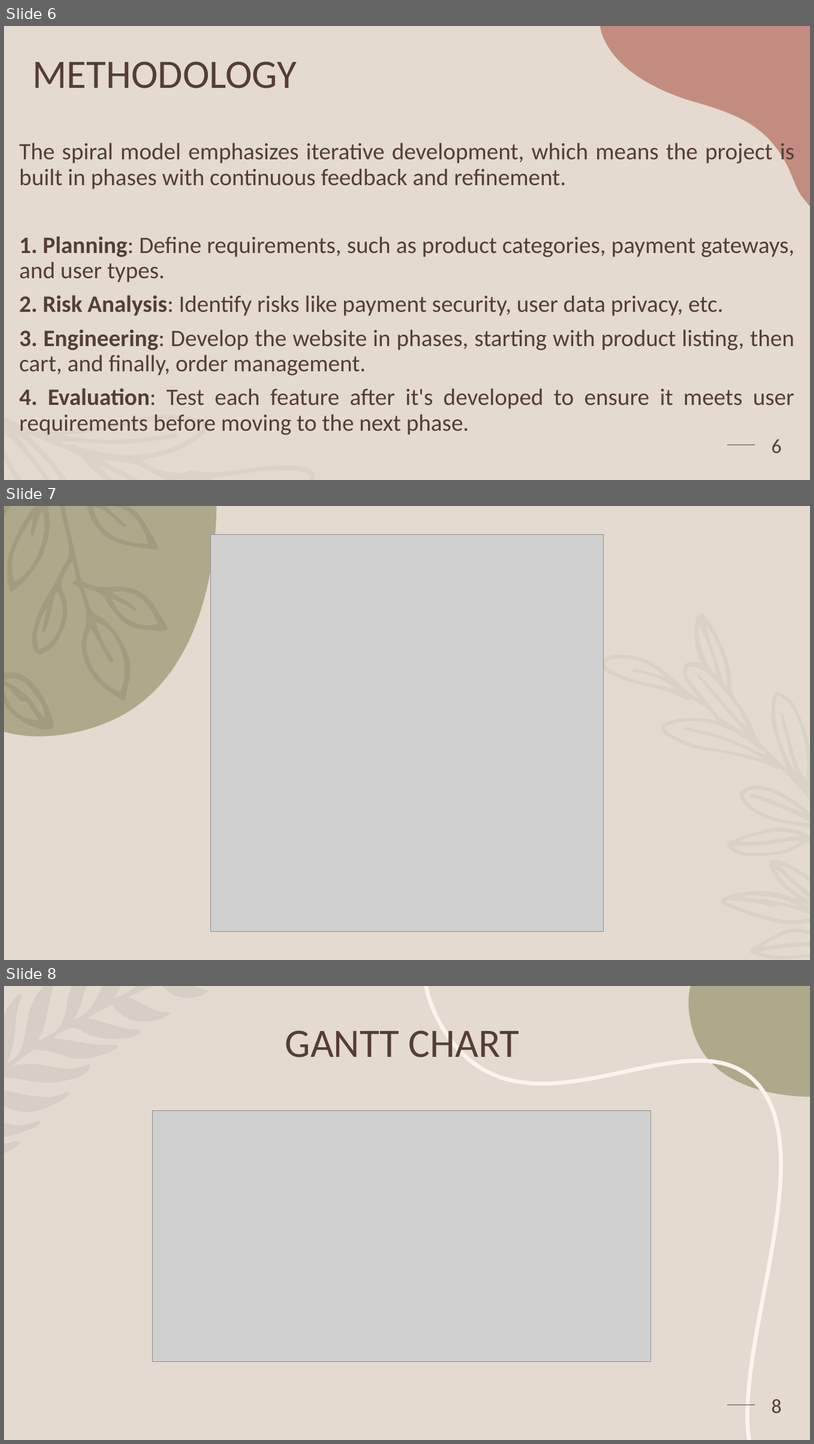
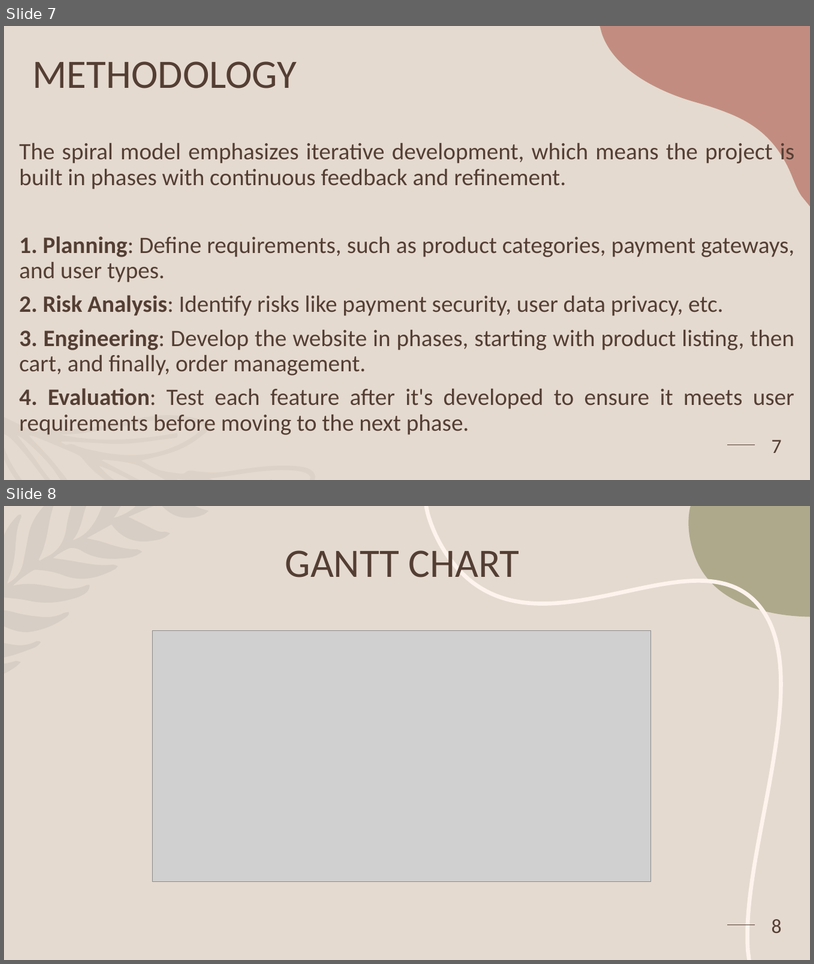
Before and after one commit to rebecca329/Bakewise, a slide deck: BAKERY.pptx. Shown one above the other, each under a label of ours: slides 6, 7 and 8 before the commit, slides 7 and 8 after it. The pictures are 814x1444 and 814x964 pixels, drawn with LibreOffice and Linux fonts; fonts in the diff are those of the drawing; grey boxes stand for pictures; background and template pictures are left out. Boxes give left, top, right and bottom in pixels: in the first picture for what was removed or moved away, otherwise in the second. Text is boxed around its words. In the diff, an @@ line names an element or a change of style, - is before the commit and + after.

```diff
--- a/BAKERY.pptx
+++ b/BAKERY.pptx
@@ slide 7 removed at [4,506,810,960], background #E5DACF @@
@@ freeform shape removed at [4,506,217,736] @@
@@ freeform shape removed at [4,506,168,729] @@
@@ picture removed at [211,534,604,931] @@
@@ freeform shape removed at [602,613,810,959] @@
@@ what was slide 6 is now slide 7 @@
@@ page number at [772,439,782,453]: text changed @@
-6
+7
```
Also in this commit, not shown: 4 slides changed, 2 slides added, 1 other slide removed, 1 other file.
